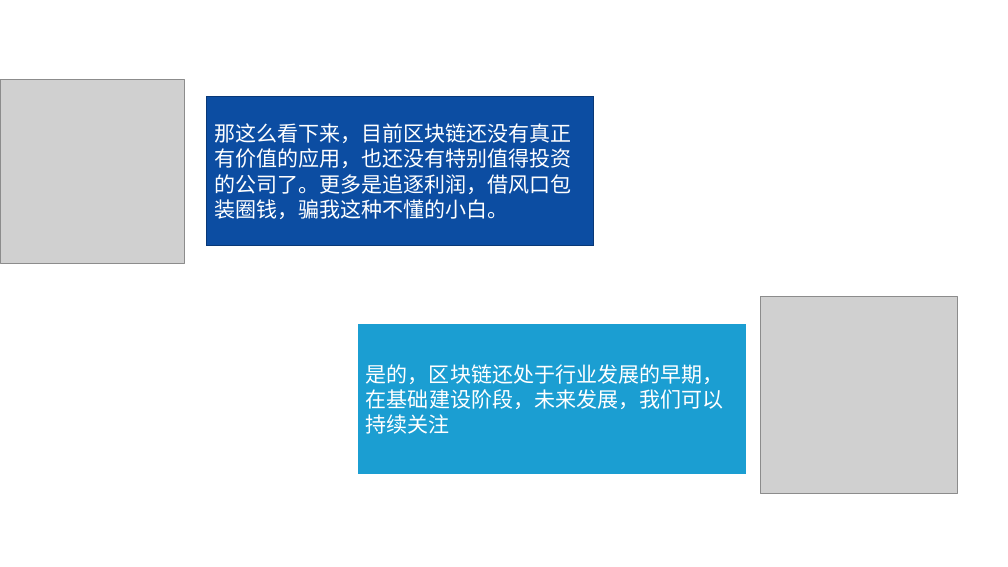
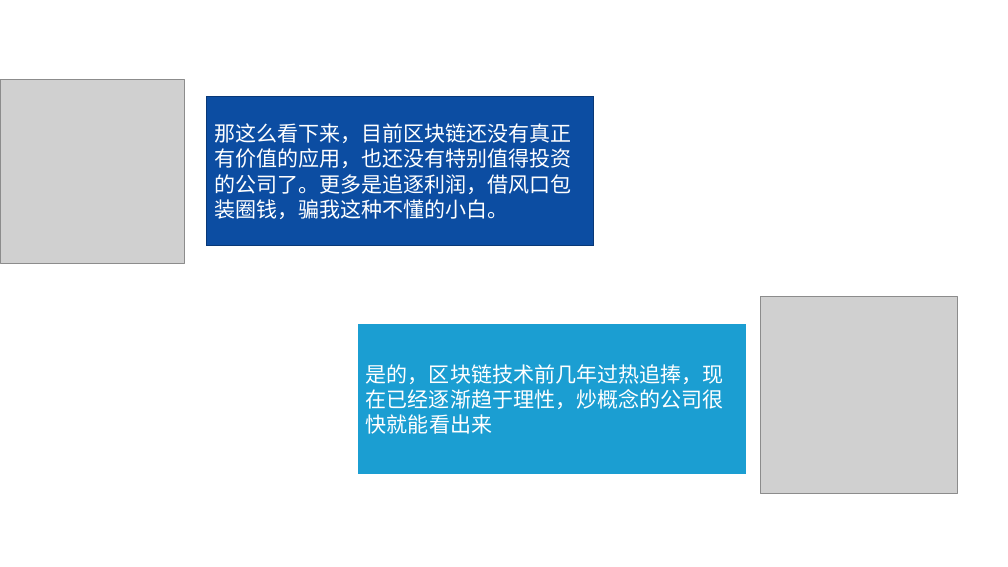
Before and after one commit to livingworld/IA004_blockchain, a slide deck: slide 27 of proc/区块链投资防骗指南 v0.32.pptx (slide 28 before the commit). Drawn at 1008x567 pixels with LibreOffice and Linux fonts; fonts in the diff are those of the drawing; grey boxes stand for pictures. Boxes give left, top, right and bottom in pixels: in the first picture for what was removed or moved away, otherwise in the second. Text is boxed around its words. In the diff, an @@ line names an element or a change of style, - is before the commit and + after.

```diff
--- a/proc/区块链投资防骗指南 v0.32.pptx
+++ b/proc/区块链投资防骗指南 v0.32.pptx
@@ text in rectangle at bbox=[366, 364, 724, 434]: text changed @@
-  是的，区块链还处于行业发展的早期，在基础建设阶段，未来发展，我们可以持续关注
+  是的，区块链技术前几年过热追捧，现在已经逐渐趋于理性，炒概念的公司很快就能看出来
```
Also in this commit, not shown: 7 other slides changed, 1 slide added, 1 slide removed, 2 other files.
